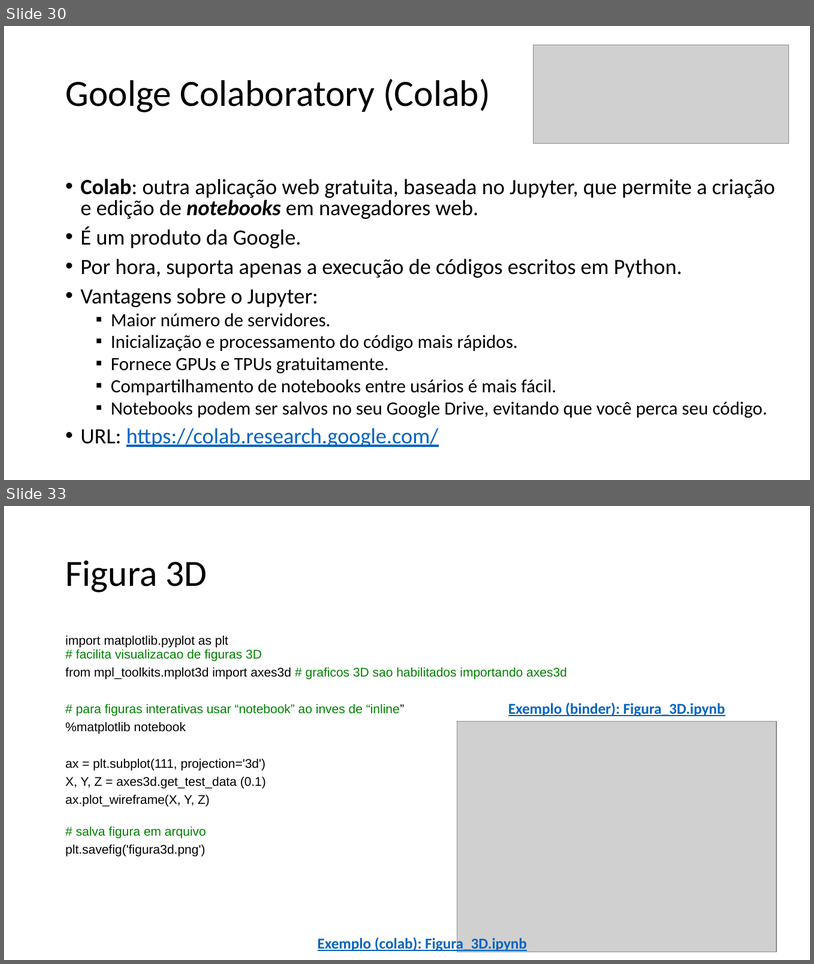
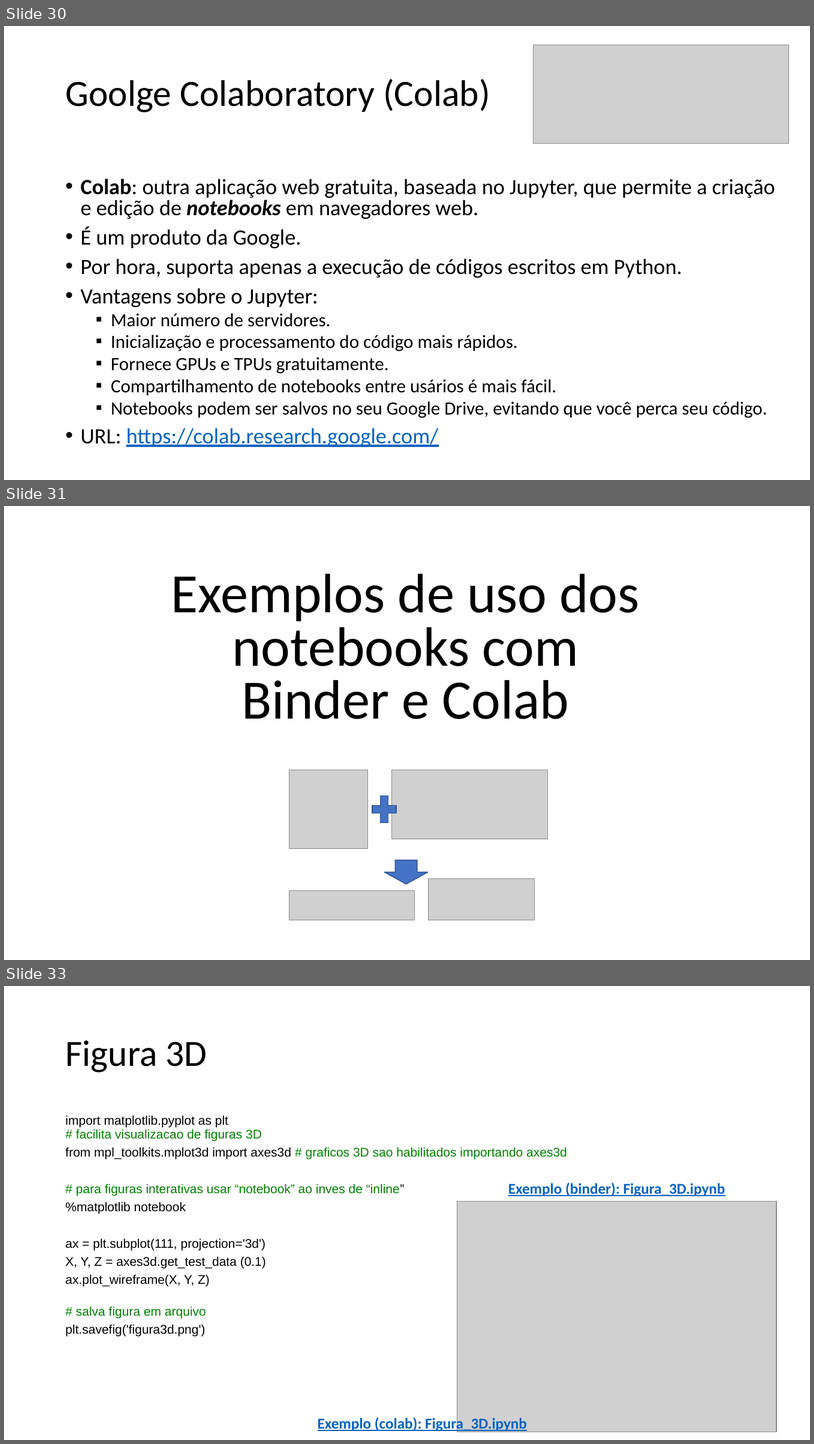
Before and after one commit to zz4fap/t319_aprendizado_de_maquina, a slide deck: slides/T319_Introdução.pptx. Shown one above the other, each under a label of ours: slides 30 and 33 before the commit, slides 30, 31 and 33 after it; the slides between them are not shown. The pictures are 814x964 and 814x1444 pixels, drawn with LibreOffice and Linux fonts; fonts in the diff are those of the drawing; grey boxes stand for pictures. Boxes give left, top, right and bottom in pixels: in the first picture for what was removed or moved away, otherwise in the second. Text is boxed around its words. In the diff, an @@ line names an element or a change of style, - is before the commit and + after.

```diff
--- a/slides/T319_Introdução.pptx
+++ b/slides/T319_Introdução.pptx
@@ slide 31 added at (4, 506, 810, 960), background #FFFFFF @@
@@ text added at (171, 574, 639, 719), 66 pt, text #000000 @@
+Exemplos de uso dos notebooks com
+Binder e Colab
@@ picture added at (289, 770, 368, 849) @@
@@ picture added at (392, 770, 548, 839) @@
@@ plus sign added at (368, 791, 401, 828), fill #4472C4, outline #325491 1 pt @@
@@ down arrow added at (384, 860, 428, 884), fill #4472C4, outline #325491 1 pt @@
@@ picture added at (428, 879, 534, 920) @@
@@ picture added at (289, 891, 415, 920) @@
```
Also in this commit, not shown: 2 slides changed, 1 slide removed, 4 other files.
